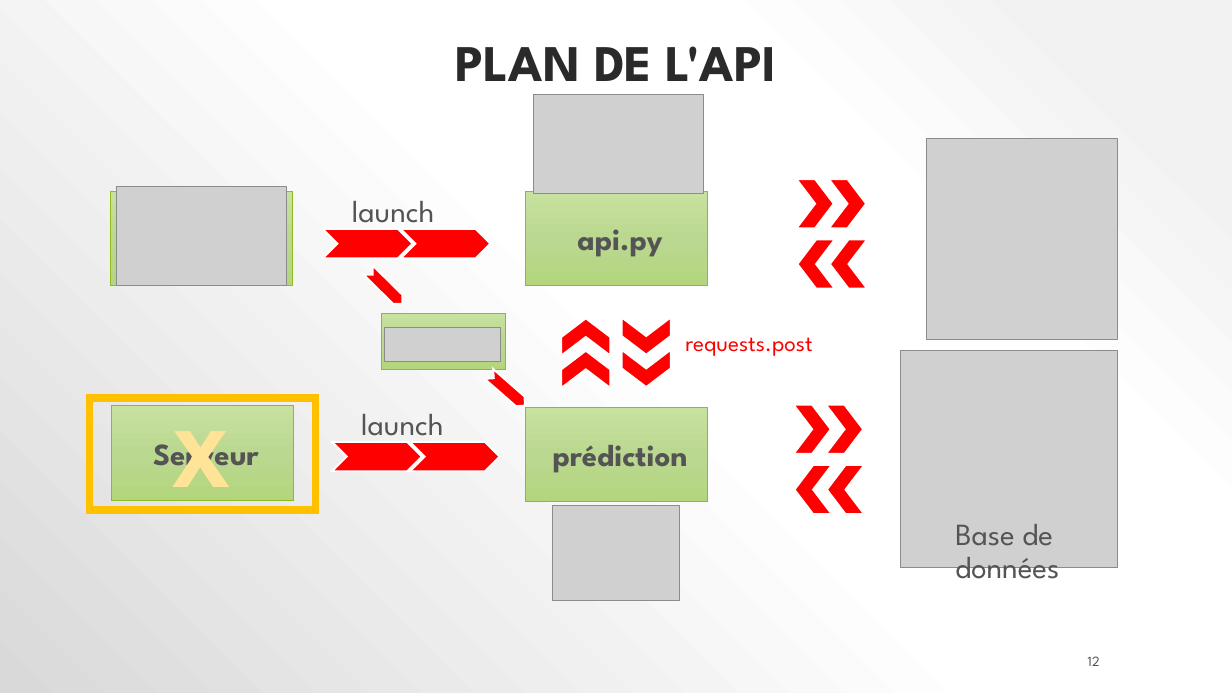
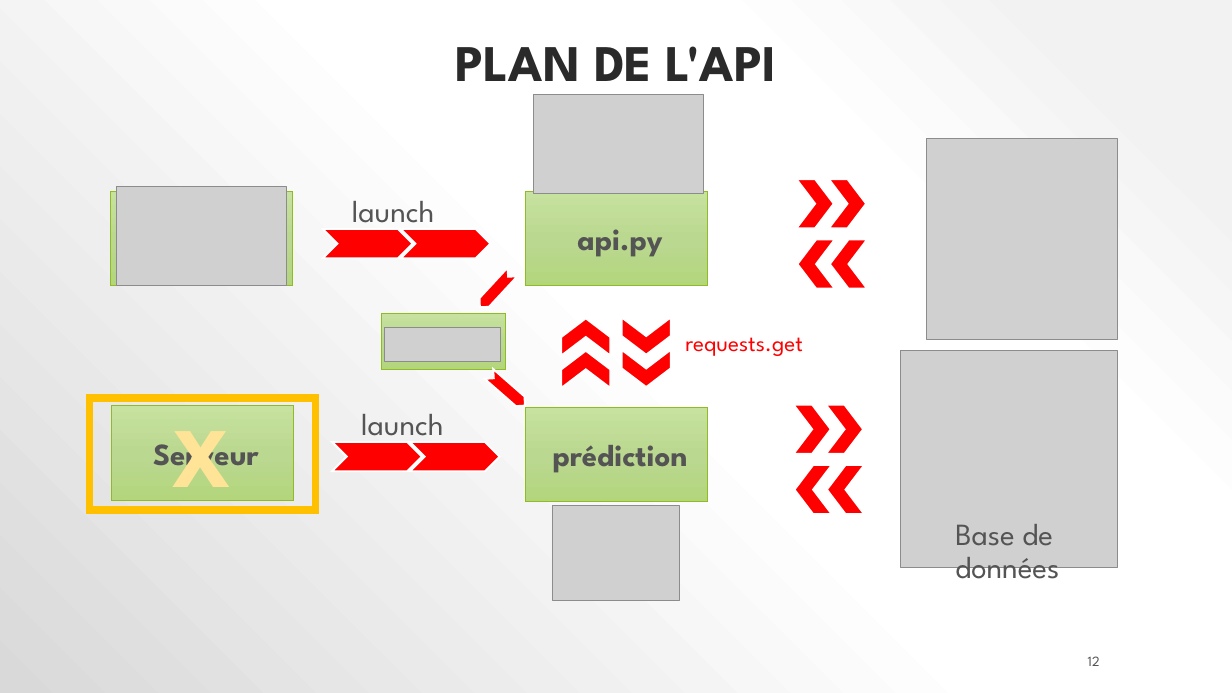
Before and after one commit to polo1093/Credit-Default-Customer-Scoring-Dashboard, a slide deck: slide 12 of P7_02_support.pptx. Drawn at 1232x693 pixels with LibreOffice and Linux fonts; fonts in the diff are those of the drawing; grey boxes stand for pictures. Boxes give left, top, right and bottom in pixels: in the first picture for what was removed or moved away, otherwise in the second. Text is boxed around its words. In the diff, an @@ line names an element or a change of style, - is before the commit and + after.

```diff
--- a/P7_02_support.pptx
+++ b/P7_02_support.pptx
@@ chevron at (x1=475, y1=267, x2=517, y2=311): rotation 44 to 132 degrees @@
@@ text at (x1=685, y1=337, x2=802, y2=356): text changed @@
-requests.post
+requests.get
```
Also in this commit, not shown: 3 other slides changed, 1 other file.
